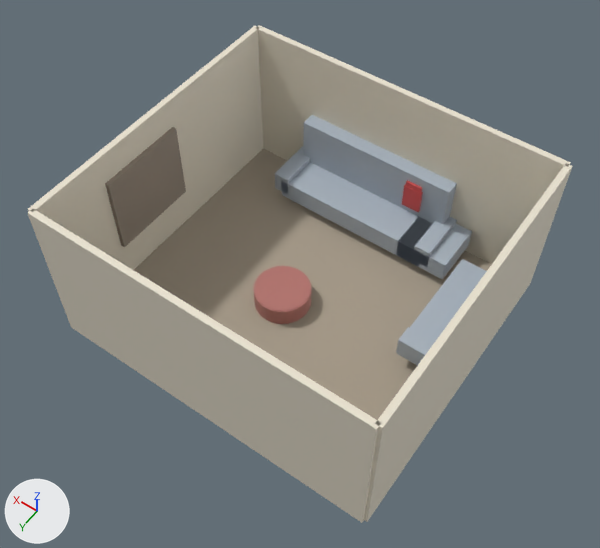
Renders of the Blender file blend/scene0701_00.blend from each side of a commit.
One viewpoint serves both versions: a 50 mm camera at (-4.56, 6.53, 10.95) aimed at (-0.09, 0.27, 1.11). Lighting does not change. The marker at lower left points along +X, +Y and +Z. The older version comes first.

In view in the first picture: 'Backpack_Top', 'Floor', 'Ottoman_Body', 'Ottoman_Top', 'Sofa_Back_ArmL', 'Sofa_Back_ArmR', 'Sofa_Back_Rest', 'Sofa_Back_Seat', 'Sofa_Corner_Seat', 'Sofa_Side_ArmF', 'Sofa_Side_Seat', 'Wall_Back', 'Wall_Front', 'Wall_Left', 'Wall_Right', 'Window_Frame' and 1 more.
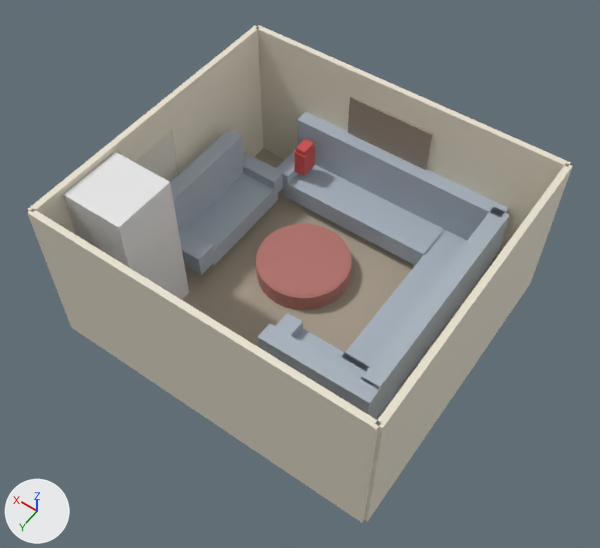
Pixel boxes (x1, y1, x2, y2) of what changed, in the pictures (600 x 548 px):
'Cube', added: after (63, 152, 189, 300)
'Sofa_Back_Rest', moved, rescaled (37% wider, 17% taller): before (303, 115, 457, 224); after (297, 112, 508, 240)
'Window_Frame', moved, turned: before (105, 127, 186, 247); after (348, 97, 432, 170)
'Sofa_Side_Rest', moved (not visible before): after (361, 208, 510, 415)
'Sofa_Side_Seat', moved, rescaled: before (410, 259, 487, 342); after (342, 229, 492, 387)
'Ottoman_Top', moved, rescaled (66% wider, 57% taller): before (255, 266, 310, 311); after (258, 225, 350, 296)
'Sofa_Side_ArmF', moved, rescaled: before (396, 327, 434, 365); after (170, 130, 244, 229)
'Sofa_Back_ArmL', moved, turned, rescaled: before (412, 216, 457, 266); after (186, 173, 278, 266)
'Sofa_Side_Rest.002', added: after (258, 323, 381, 419)
'Sofa_Corner_Seat', moved, turned, rescaled: before (396, 217, 472, 279); after (243, 152, 284, 192)
'Ottoman_Body', moved, rescaled (64% wider, 47% taller): before (254, 266, 312, 324); after (256, 224, 352, 310)
'Sofa_Corner_Seat.001', added: after (178, 226, 216, 275)
'Sofa_Side_Seat.002', added: after (295, 328, 400, 420)
'Sofa_Back_ArmR', moved: before (275, 146, 310, 194); after (276, 149, 298, 189)
'Sofa_Side_ArmF.002', added: after (275, 313, 303, 338)
'Backpack_Top', moved: before (406, 180, 422, 193); after (296, 139, 314, 157)
'Floor', unchanged, covered by the edit: before (134, 148, 492, 420); after (182, 148, 492, 389)

What changed in the scene script:
```text
Change ob_window_frame:
    ob_window_frame.location: (2.68, 0.5, 1.5) -> (0.1, -2.47, 1.5)
    ob_window_frame.rotation_euler: (0.0, 0.0, 0.0) -> (0.0, 0.0, -1.573)  # degrees (0, 0, 0) -> degrees (0, 0, -90)
Change ob_sofa_back_rest:
    ob_sofa_back_rest.location: (0.2, -2.34, 1.02) -> (-0.18, -2.34, 1.02)
    ob_sofa_back_rest.scale: (1.4, 0.14, 0.42) -> (1.92, 0.14, 0.42)
Change ob_sofa_back_arml:
    ob_sofa_back_arml.location: (-1.2, -1.98, 0.51) -> (2.01, -0.49, 0.42)
    ob_sofa_back_arml.rotation_euler: (0.0, 0.0, 0.0) -> (0.0167, -0.00158, -3.139)  # degrees (0, 0, 0) -> degrees (1, -0.1, -180)
    ob_sofa_back_arml.scale: (0.14, 0.44, 0.18) -> (0.44, 0.9, 0.18)
Change ob_sofa_back_armr:
    ob_sofa_back_armr.location: (1.6, -1.98, 0.51) -> (1.6, -1.98, 0.6)
Change ob_sofa_corner_seat:
    ob_sofa_corner_seat.location: (-1.2, -1.98, 0.42) -> (2.01, -1.43, 0.61)
    ob_sofa_corner_seat.rotation_euler: (0.0, 0.0, 0.0) -> (0.0167, -0.00158, -3.139)  # degrees (0, 0, 0) -> degrees (1, -0.1, -180)
    ob_sofa_corner_seat.scale: (0.44, 0.44, 0.18) -> (0.44, 0.14, 0.18)
Change ob_sofa_side_seat:
    ob_sofa_side_seat.location: (-2.23, -0.92, 0.42) -> (-1.69, -0.74, 0.42)
    ob_sofa_side_seat.scale: (0.44, 0.9, 0.18) -> (0.44, 1.58, 0.18)
Change ob_sofa_side_rest:
    ob_sofa_side_rest.location: (-2.59, -0.92, 1.02) -> (-2.05, -0.45, 1.02)
Change ob_sofa_side_armf:
    ob_sofa_side_armf.location: (-2.23, 0.02, 0.51) -> (2.37, -0.42, 1.02)
    ob_sofa_side_armf.scale: (0.44, 0.14, 0.18) -> (0.14, 0.9, 0.42)
Change ob_ottoman_body:
    ob_ottoman_body.location: (0.3, 0.2, 0.19) -> (0.37, -0.48, 0.19)
    ob_ottoman_body.scale: (1.0, 1.0, 1.0) -> (1.7, 1.7, 1.0)
Change ob_ottoman_top:
    ob_ottoman_top.location: (0.3, 0.2, 0.39) -> (0.37, -0.48, 0.39)
    ob_ottoman_top.scale: (1.0, 1.0, 1.0) -> (1.7, 1.7, 1.0)
Change ob_backpack_top:
    ob_backpack_top.location: (-0.6, -2.25, 1.22) -> (1.36, -1.9, 1.22)
Add ob_sofa_side_armf_002:
    ob_sofa_side_armf_002 = bpy.data.objects.new('Sofa_Side_ArmF.002', me_cube_029)  # a box spanning x -1.0..1.0, y -1.0..1.0, z -1.0..1.0; in mat_sofa_003 (light grey #adb8c4)
    ob_sofa_side_armf_002.location = (-0.36, 1.2, 0.6)
    ob_sofa_side_armf_002.rotation_euler = (0.0, 0.0, -1.557)  # degrees (0, 0, -89)
    ob_sofa_side_armf_002.scale = (0.44, 0.14, 0.18)
Add ob_sofa_side_rest_002:
    ob_sofa_side_rest_002 = bpy.data.objects.new('Sofa_Side_Rest.002', me_cube_028)  # a box spanning x -1.0..1.0, y -1.0..1.0, z -1.0..1.0; in mat_sofa_003 (light grey #adb8c4)
    ob_sofa_side_rest_002.location = (-1.3, 1.55, 1.02)
    ob_sofa_side_rest_002.rotation_euler = (0.0, 0.0, -1.557)  # degrees (0, 0, -89)
    ob_sofa_side_rest_002.scale = (0.14, 0.9, 0.42)
Add ob_sofa_side_seat_002:
    ob_sofa_side_seat_002 = bpy.data.objects.new('Sofa_Side_Seat.002', me_cube_027)  # a box spanning x -1.0..1.0, y -1.0..1.0, z -1.0..1.0; in mat_sofa_003 (light grey #adb8c4)
    ob_sofa_side_seat_002.location = (-1.3, 1.19, 0.42)
    ob_sofa_side_seat_002.rotation_euler = (0.0, 0.0, -1.557)  # degrees (0, 0, -89)
    ob_sofa_side_seat_002.scale = (0.44, 0.9, 0.18)
Add ob_cube:
    ob_cube = bpy.data.objects.new('Cube', me_cube)  # a box spanning x -1.0..1.0, y -1.0..1.0, z -1.0..1.0
    ob_cube.location = (2.16, 1.47, 1.33)
    ob_cube.scale = (0.517, 0.517, 1.28)
Add ob_sofa_corner_seat_001:
    ob_sofa_corner_seat_001 = bpy.data.objects.new('Sofa_Corner_Seat.001', me_cube_025)  # a box spanning x -1.0..1.0, y -1.0..1.0, z -1.0..1.0; in mat_sofa_001 (light grey #adb8c4)
    ob_sofa_corner_seat_001.location = (1.95, 0.57, 0.59)
    ob_sofa_corner_seat_001.rotation_euler = (-1.55, -0.00158, -3.139)  # degrees (-89, -0.1, -180)
    ob_sofa_corner_seat_001.scale = (0.44, 0.198, 0.18)
```
